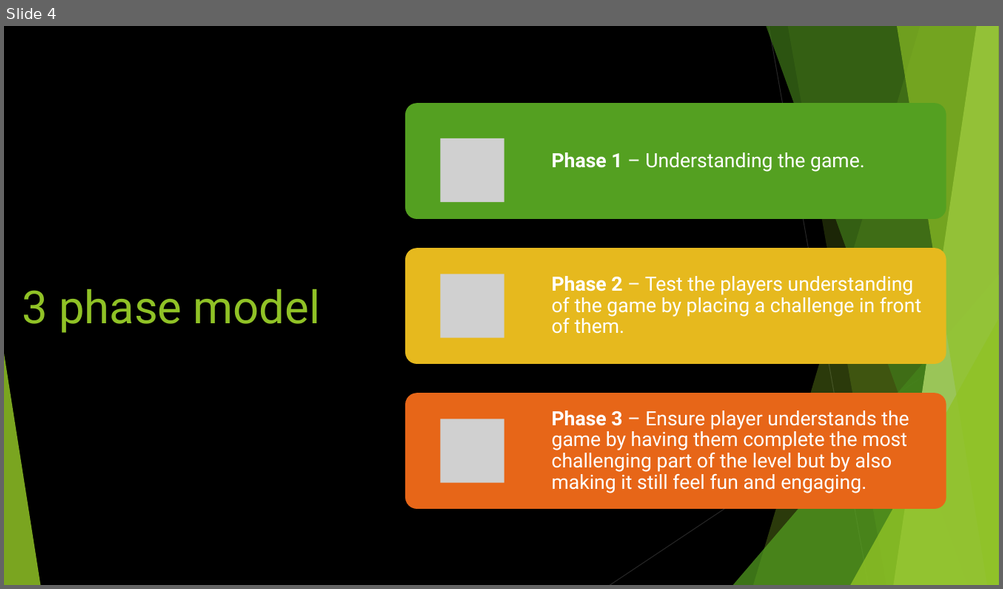
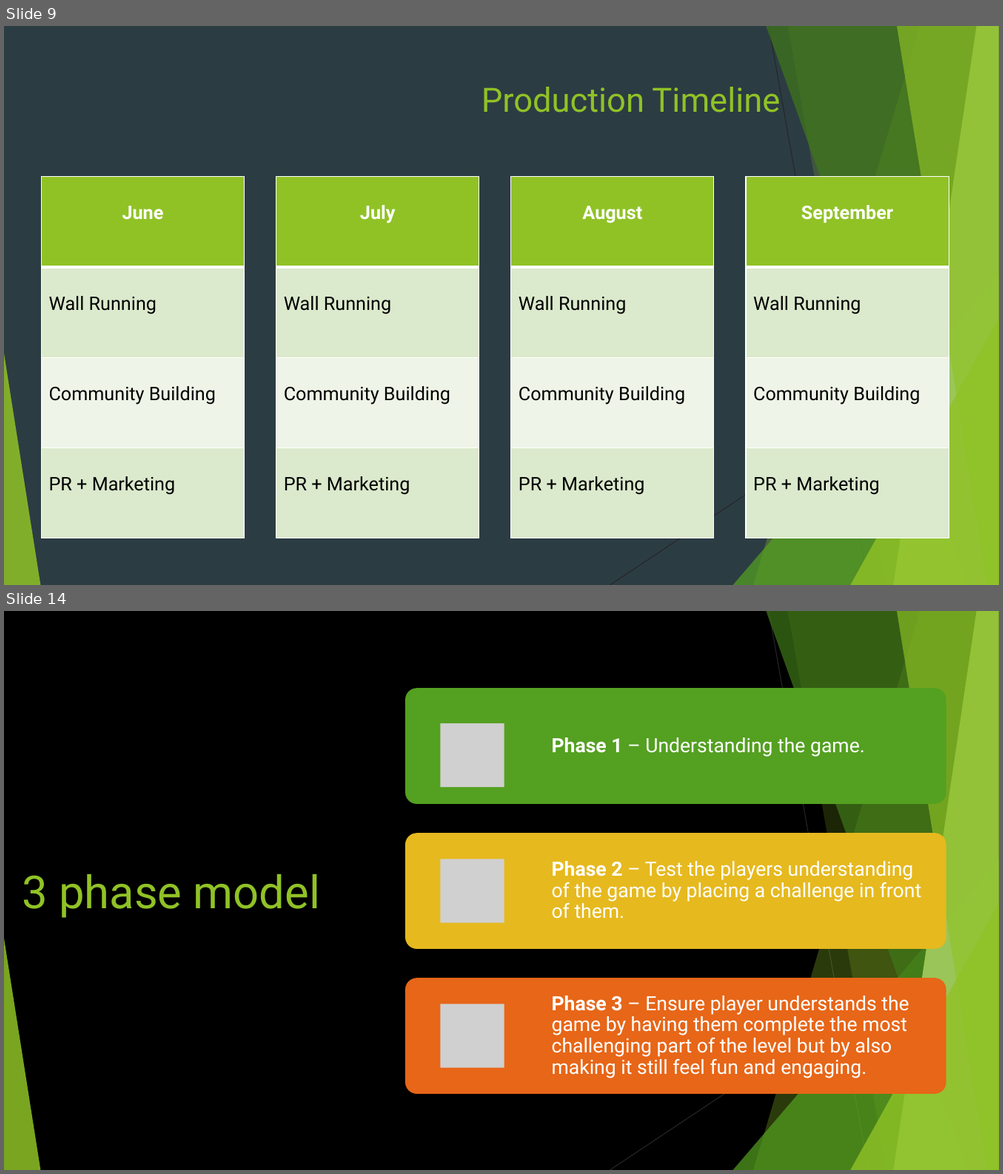
Before and after one commit to Pilokio/Tranzfuser, a slide deck: Virtual Pitch Presentation/Pitch.pptx. Shown one above the other, each under a label of ours: slide 4 before the commit, slides 9 and 14 after it; the slides between them are not shown. The pictures are 1003x589 and 1003x1174 pixels, drawn with LibreOffice and Linux fonts; fonts in the diff are those of the drawing; grey boxes stand for pictures. Boxes give left, top, right and bottom in pixels: in the first picture for what was removed or moved away, otherwise in the second. Text is boxed around its words. In the diff, an @@ line names an element or a change of style, - is before the commit and + after.

```diff
--- a/Virtual Pitch Presentation/Pitch.pptx
+++ b/Virtual Pitch Presentation/Pitch.pptx
@@ slide 9 added at (4, 26, 999, 585), background #2C3C43; not listed: 10 template elements that a slide beside it also shows @@
@@ title added at (481, 87, 780, 113), 32.4 pt, text #90C226 @@
+Production Timeline
@@ table added at (41, 177, 244, 539), 4 rows, 1 columns @@
+June
+Wall Running
+Community Building
+PR + Marketing
@@ table added at (276, 177, 479, 539), 4 rows, 1 columns @@
+July
+Wall Running
+Community Building
+PR + Marketing
@@ table added at (511, 177, 714, 539), 4 rows, 1 columns @@
+August
+Wall Running
+Community Building
+PR + Marketing
@@ table added at (745, 177, 948, 539), 4 rows, 1 columns @@
+September
+Wall Running
+Community Building
+PR + Marketing
@@ what was slide 4 is now slide 14 @@
```
Also in this commit, not shown: 1 slide changed, 11 other slides added, 3 slides removed.
